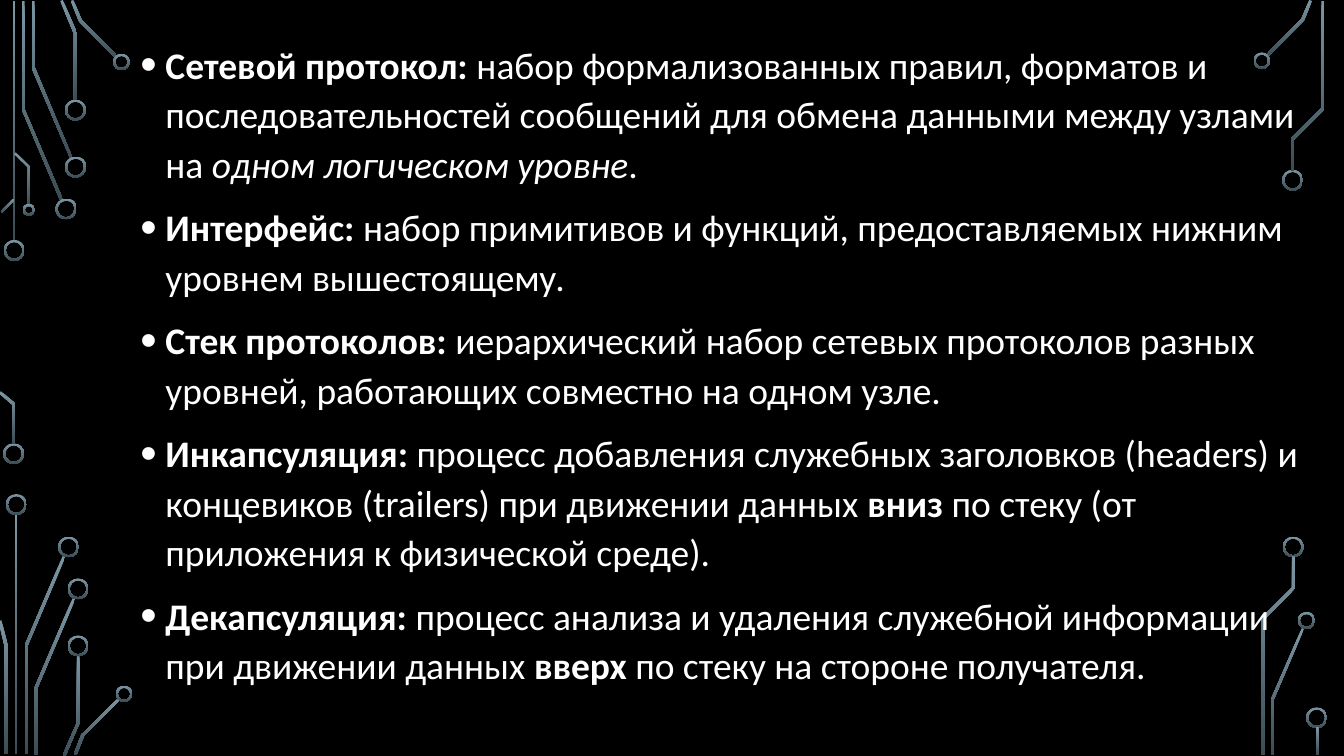
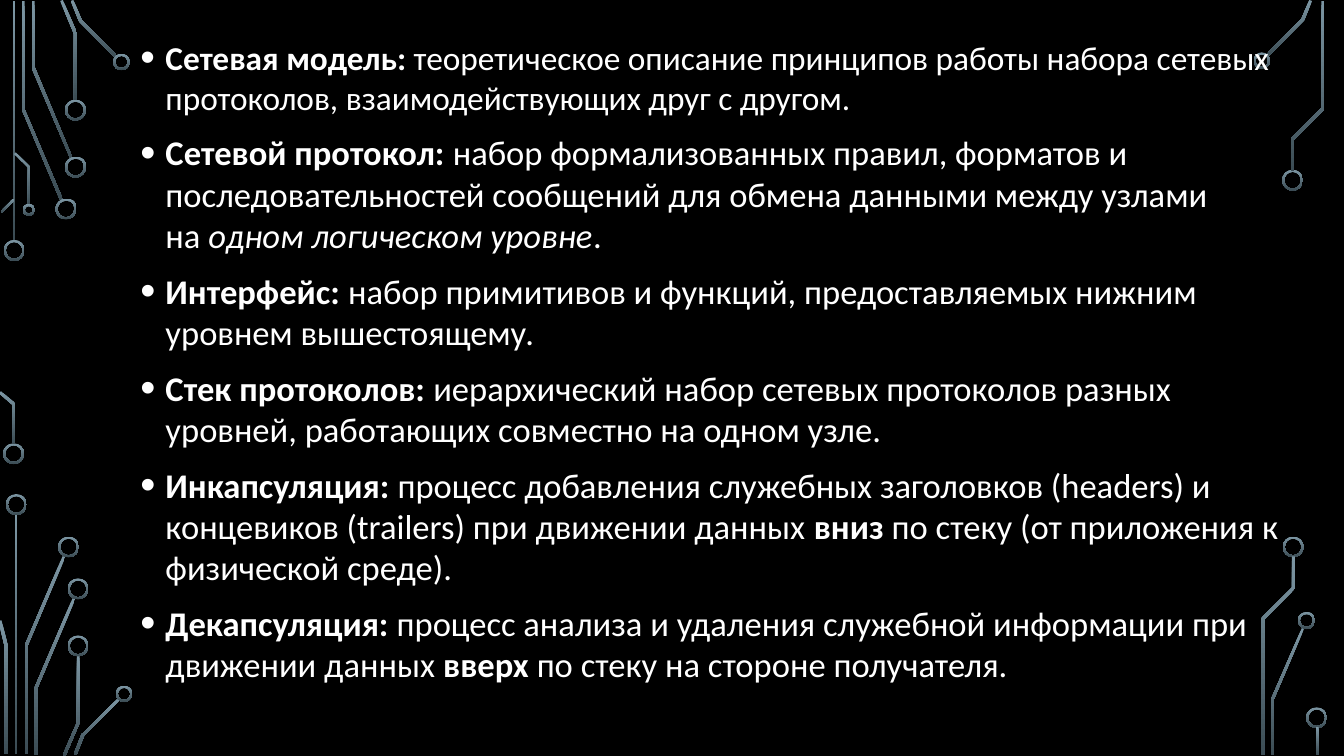
Before and after one commit to nhtgale/itn, a slide deck: slide 7 of 1.3 Architecture/1.3 Architecture.pptx. Drawn at 1344x756 pixels with LibreOffice and Linux fonts; fonts in the diff are those of the drawing; background and template pictures are left out. Boxes give left, top, right and bottom in pixels: in the first picture for what was removed or moved away, otherwise in the second. Text is boxed around its words. In the diff, an @@ line names an element or a change of style, - is before the commit and + after.

```diff
--- a/1.3 Architecture/1.3 Architecture.pptx
+++ b/1.3 Architecture/1.3 Architecture.pptx
@@ text at <box>165,47,1269,116</box>: paragraph added @@
+• Сетевая модель: теоретическое описание принципов работы набора сетевых протоколов, взаимодействующих друг с другом.
@@ text at <box>165,141,1278,683</box>: size 26.8 to 24.6 pt in "Сетевой протокол: набор формализованных правил, форматов и ...", "Интерфейс: набор примитивов и функций, предоставляемых нижни ...", "Стек протоколов: иерархический набор сетевых протоколов разн ...", "Инкапсуляция: процесс добавления служебных заголовков (heade ..." and 1 more places; line spacing 1.1 to 1 @@
```
Also in this commit, not shown: 4 other slides changed, 4 slides added, 11 other files.
